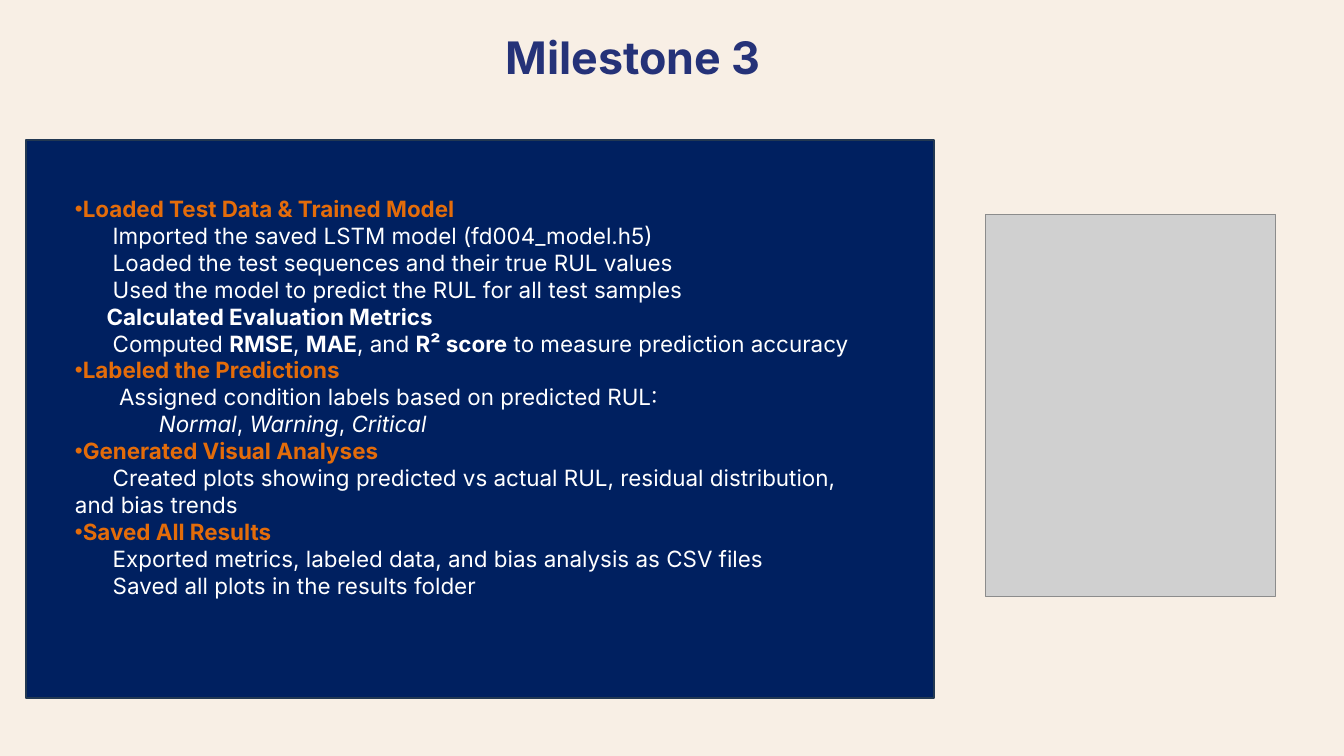
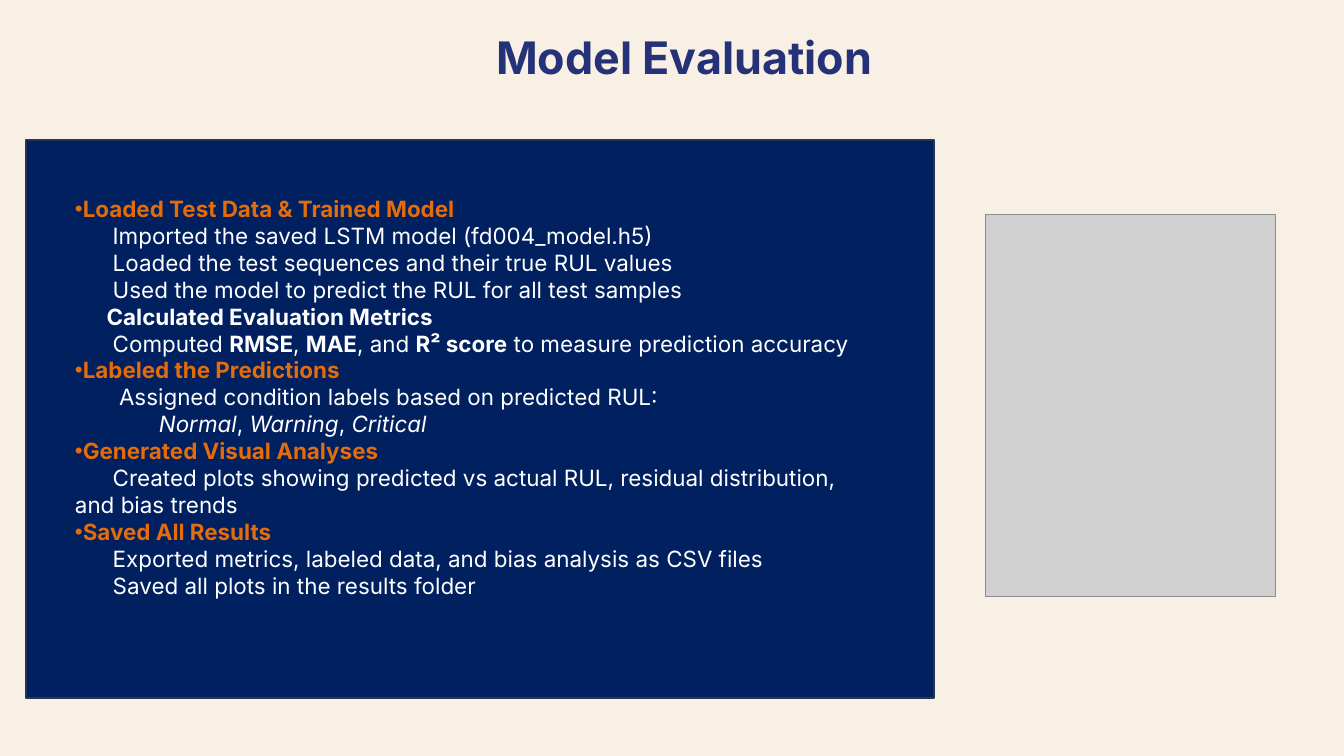
Before and after one commit to PrognosAI-INF-SB/Chivukula-Sai-Rithivik, a slide deck: slide 7 of final_drafts/final_ppt.pptx (slide 6 before the commit). Drawn at 1344x756 pixels with LibreOffice and Linux fonts; fonts in the diff are those of the drawing; grey boxes stand for pictures. Boxes give left, top, right and bottom in pixels: in the first picture for what was removed or moved away, otherwise in the second. Text is boxed around its words. In the diff, an @@ line names an element or a change of style, - is before the commit and + after.

```diff
--- a/final_drafts/final_ppt.pptx
+++ b/final_drafts/final_ppt.pptx
@@ text at [496,39,872,75]: text changed @@
-Milestone 3
+Model Evaluation
```
Also in this commit, not shown: 6 other slides changed, 3 slides added.
